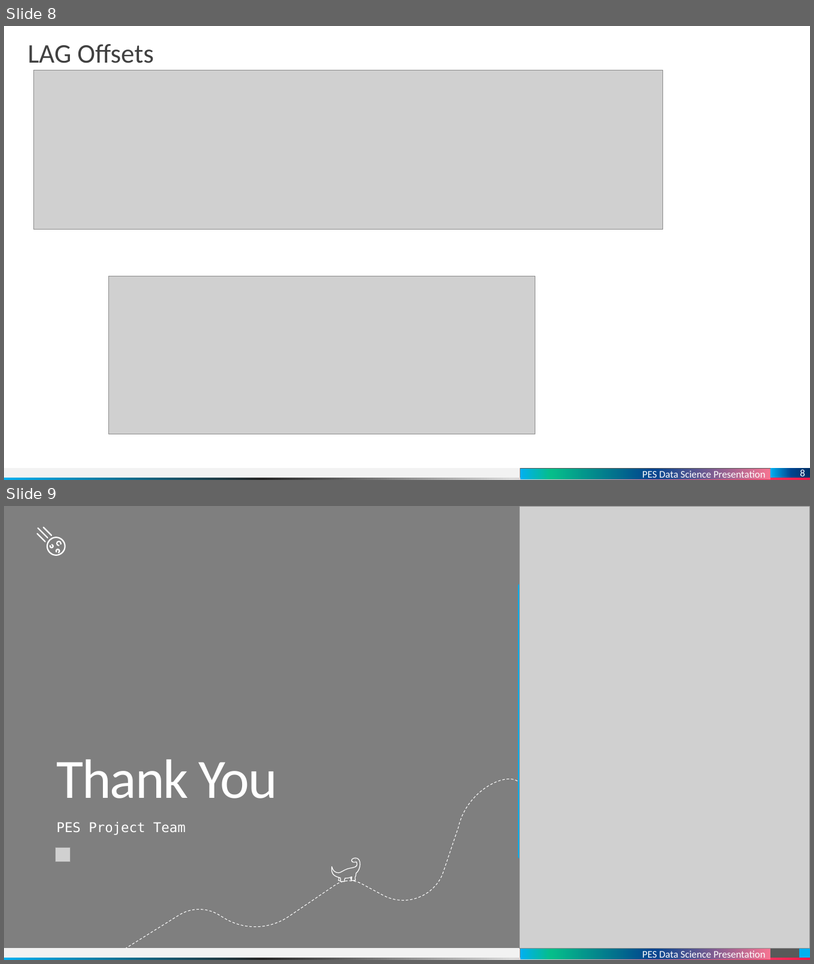
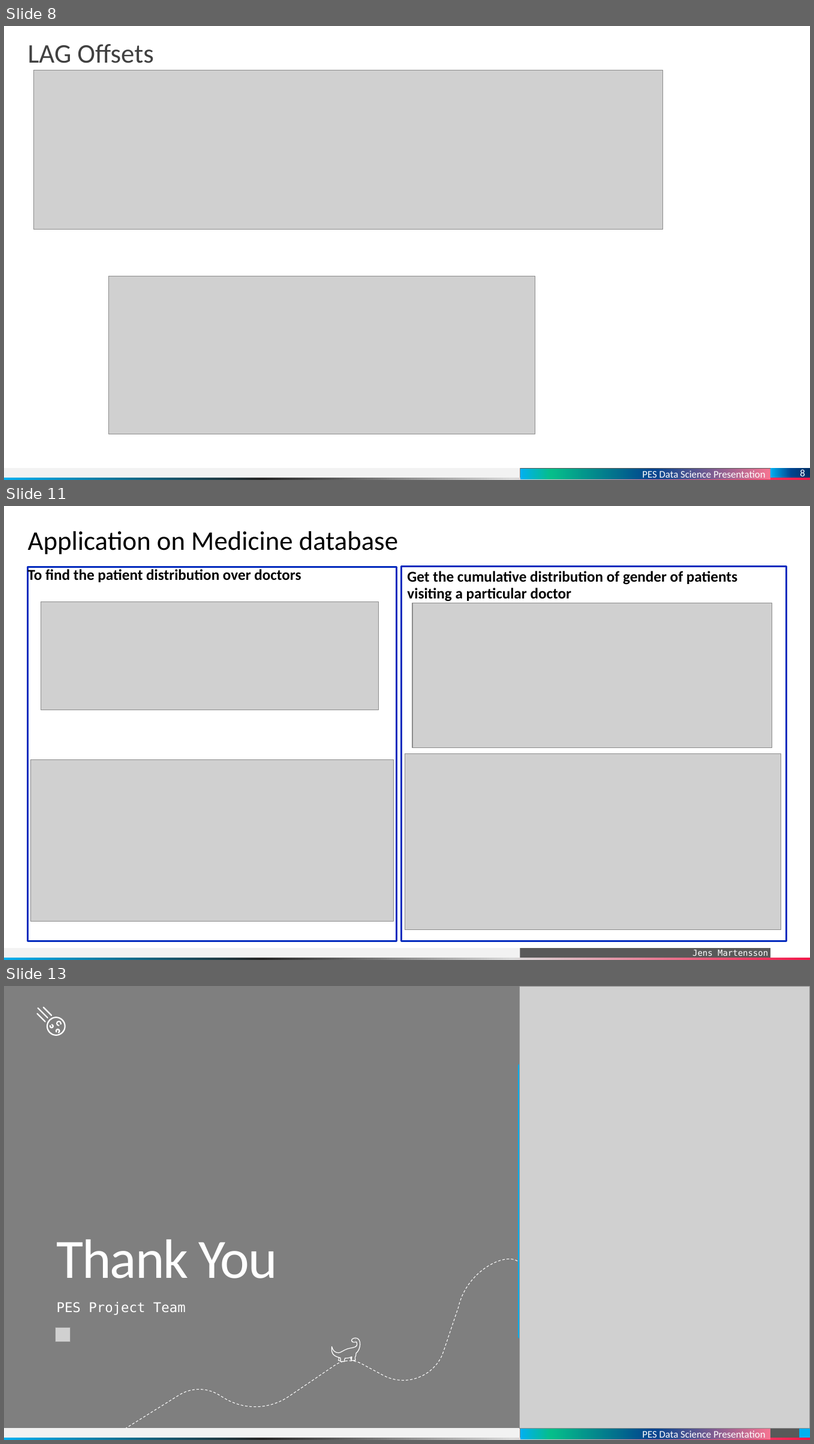
Before and after one commit to dinuthomas/pesmtech, a slide deck: presentation/medicine.pptx. Shown one above the other, each under a label of ours: slides 8 and 9 before the commit, slides 8, 11 and 13 after it; the slides between them are not shown. The pictures are 814x964 and 814x1444 pixels, drawn with LibreOffice and Linux fonts; fonts in the diff are those of the drawing; grey boxes stand for pictures; background and template pictures are left out. Boxes give left, top, right and bottom in pixels: in the first picture for what was removed or moved away, otherwise in the second. Text is boxed around its words. In the diff, an @@ line names an element or a change of style, - is before the commit and + after.

```diff
--- a/presentation/medicine.pptx
+++ b/presentation/medicine.pptx
@@ slide 11 added at bbox=[4, 506, 810, 960], background #FFFFFF; not listed: 3 template elements that a slide beside it also shows @@
@@ title added at bbox=[28, 531, 398, 555], 32 pt, text #000000 @@
+Application on Medicine database
@@ text added at bbox=[27, 567, 396, 941], outline #052CBE 2.25 pt, 18 pt, text #000000, bold @@
+To find the patient distribution over doctors
@@ text added at bbox=[401, 566, 787, 941], outline #052CBE 2.25 pt, 18 pt, text #000000, bold @@
+Get the cumulative distribution of gender of patients visiting a particular doctor
@@ picture added at bbox=[41, 602, 379, 710] @@
@@ picture added at bbox=[413, 603, 773, 747] @@
@@ picture added at bbox=[405, 753, 782, 930] @@
@@ picture added at bbox=[30, 759, 393, 921] @@
@@ what was slide 9 is now slide 13 @@
```
Also in this commit, not shown: 3 other slides added, 4 other files.
